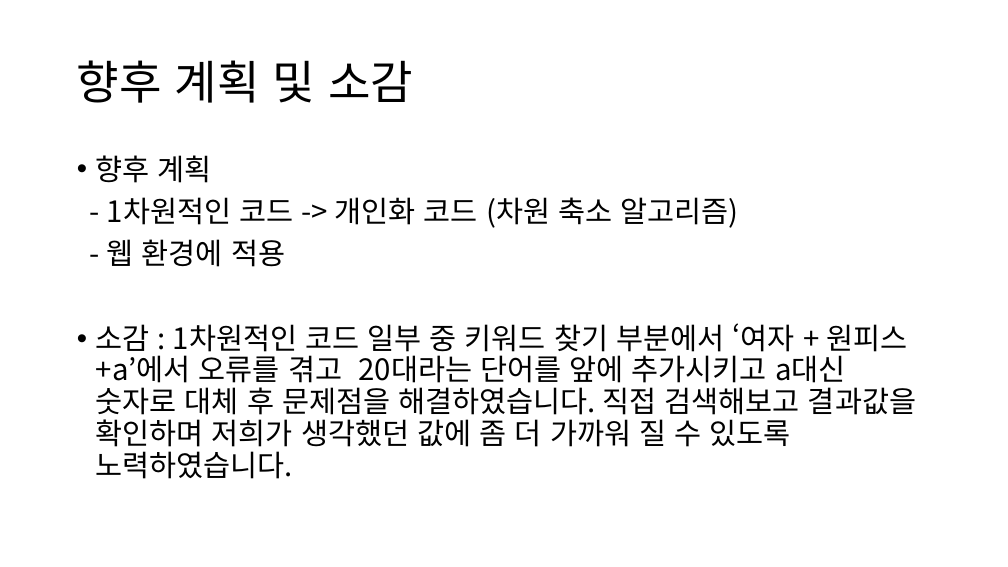
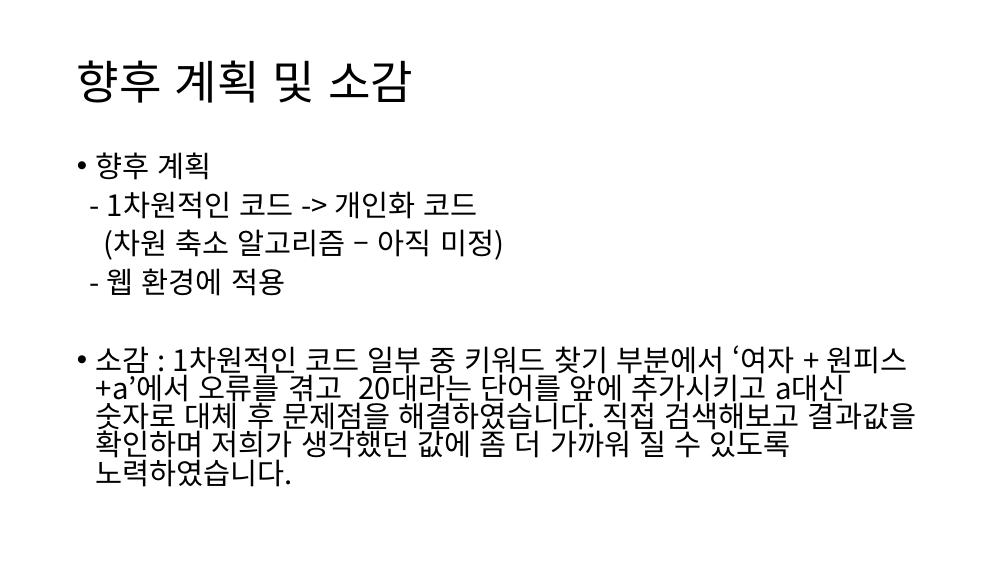
Before and after one commit to CheonSeounghyun/Coordination-Recommend, a slide deck: slide 9 of doc/10주차.pptx. Drawn at 1008x567 pixels with LibreOffice and Linux fonts; fonts in the diff are those of the drawing. Boxes give left, top, right and bottom in pixels: in the first picture for what was removed or moved away, otherwise in the second. Text is boxed around its words. In the diff, an @@ line names an element or a change of style, - is before the commit and + after.

```diff
--- a/doc/10주차.pptx
+++ b/doc/10주차.pptx
@@ text at (96, 152, 916, 487): line spacing 0.9 to 0.8 @@
@@ text at (103, 191, 504, 260): text changed @@
-- 1차원적인 코드 -> 개인화 코드 (차원 축소 알고리즘)
+- 1차원적인 코드 -> 개인화 코드
+(차원 축소 알고리즘 – 아직 미정)
```
Also in this commit, not shown: 1 other file.
